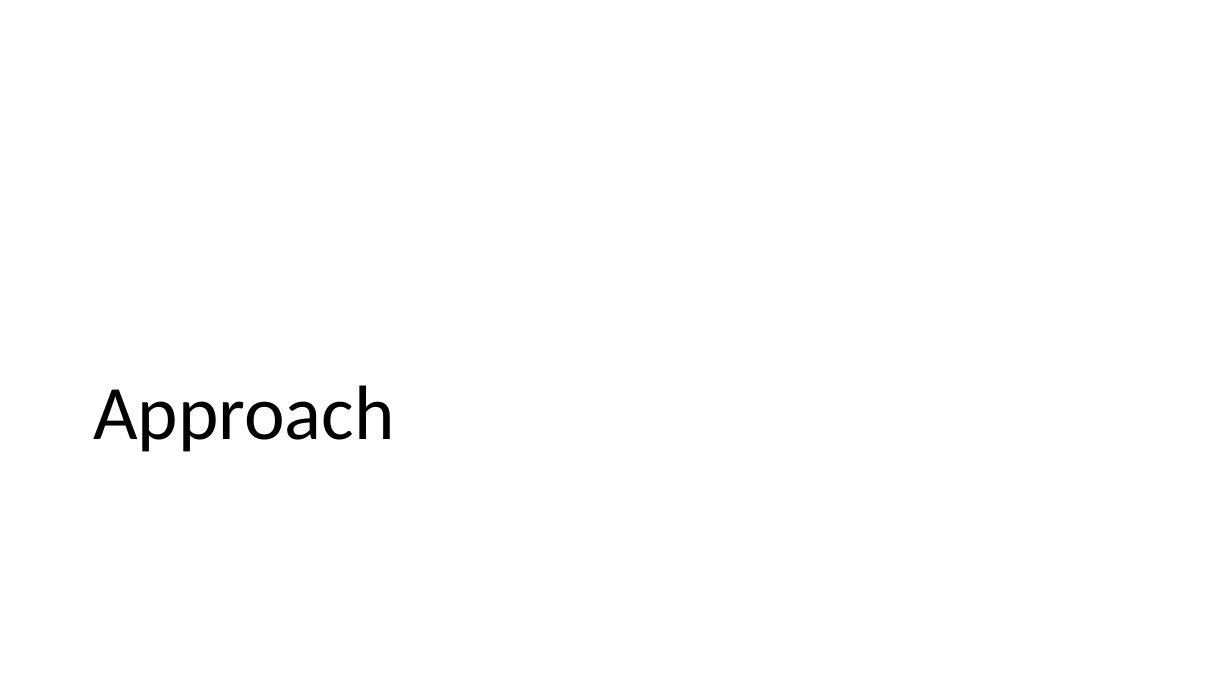
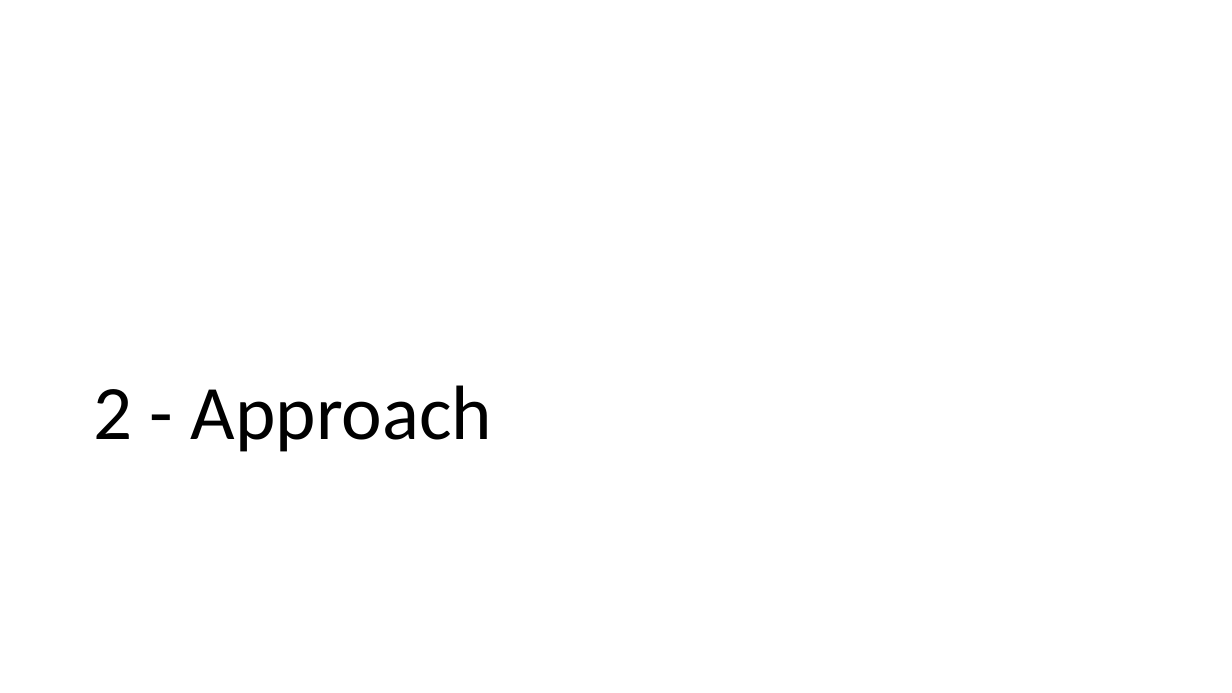
Before and after one commit to david-firrin/Real-Estate-Price-Prediction-With-Income-Tax-Data, a slide deck: slide 7 of Progress Presentation/team48progressreport.pptx. Drawn at 1232x693 pixels with LibreOffice and Linux fonts; fonts in the diff are those of the drawing. Boxes give left, top, right and bottom in pixels: in the first picture for what was removed or moved away, otherwise in the second. Text is boxed around its words. In the diff, an @@ line names an element or a change of style, - is before the commit and + after.

```diff
--- a/Progress Presentation/team48progressreport.pptx
+++ b/Progress Presentation/team48progressreport.pptx
@@ title at <box>93,385,492,452</box>: text changed @@
-Approach
+2 - Approach
```
Also in this commit, not shown: 14 other slides changed, 1 other file.
